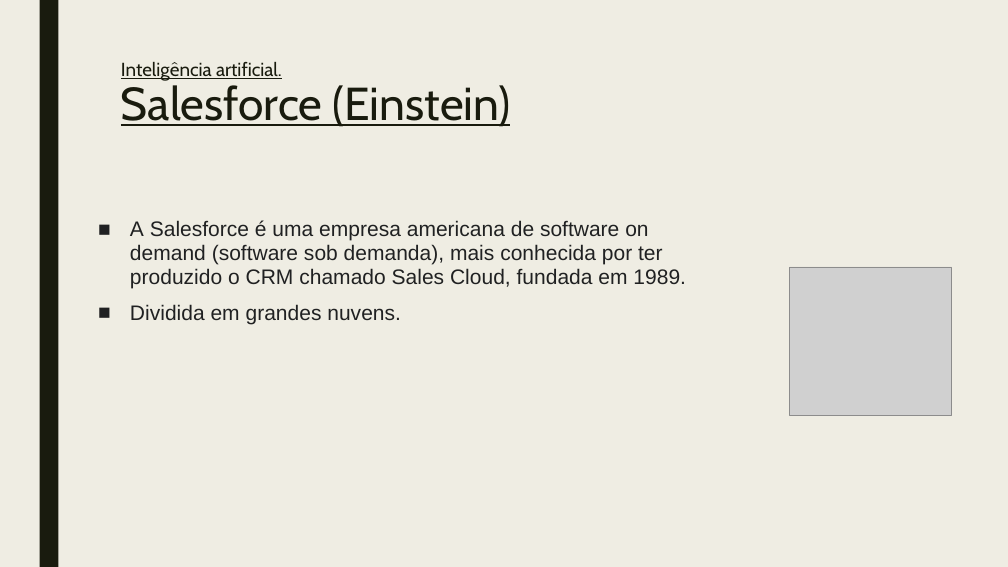
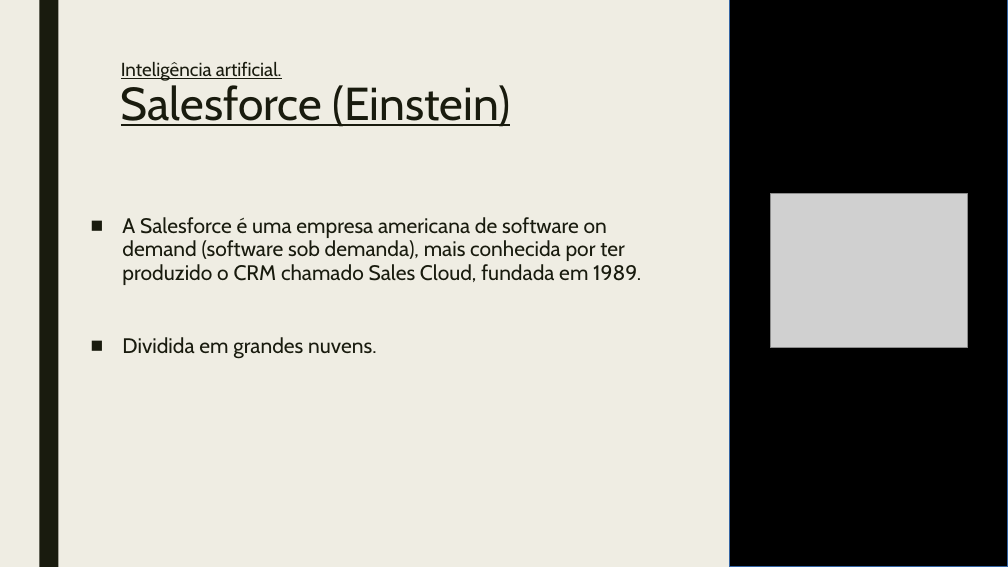
Before and after one commit to GabrielEngSist/UNA, a slide deck: slide 9 of 2020-02/Tópicos especiais em análise e desenvolvimento de sistemas/Apresentação de casos de aplicabilidade.pptx (slide 8 before the commit). Drawn at 1008x567 pixels with LibreOffice and Linux fonts; fonts in the diff are those of the drawing; grey boxes stand for pictures. Boxes give left, top, right and bottom in pixels: in the first picture for what was removed or moved away, otherwise in the second. Text is boxed around its words. In the diff, an @@ line names an element or a change of style, - is before the commit and + after.

```diff
--- a/2020-02/Tópicos especiais em análise e desenvolvimento de sistemas/Apresentação de casos de aplicabilidade.pptx
+++ b/2020-02/Tópicos especiais em análise e desenvolvimento de sistemas/Apresentação de casos de aplicabilidade.pptx
@@ rectangle added at [730,0,1008,567], fill #000000, outline #3465A4 0 pt @@
@@ picture added at [771,194,967,348] @@
@@ text "A Salesforce é uma empresa ..." at [122,217,641,359]: font Arial to Cabin, text colour #202122 to #191B0E @@
@@ picture removed at [790,267,952,415] @@
```
Also in this commit, not shown: 7 other slides changed, 1 slide added, 1 other file.
